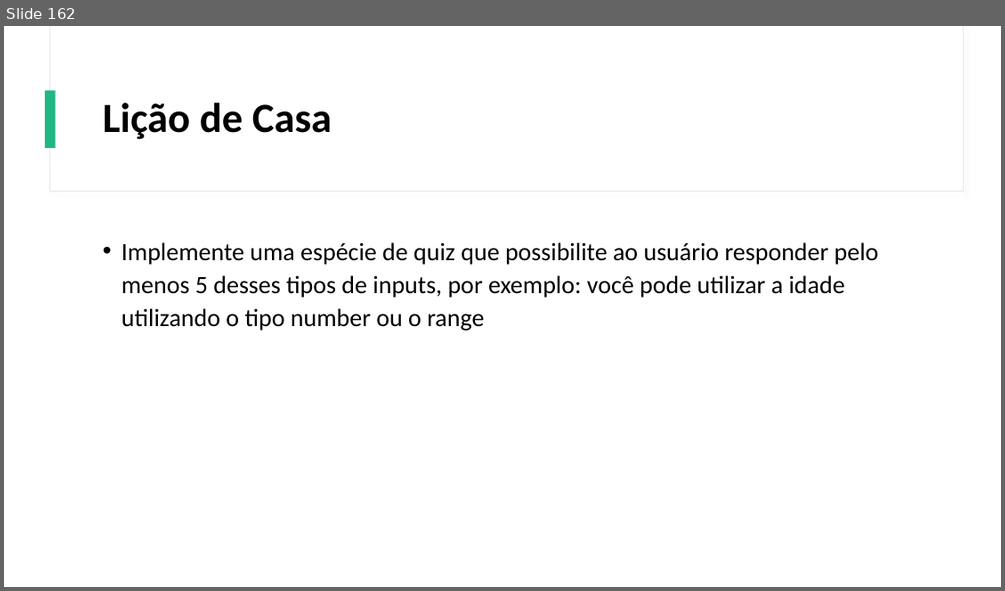
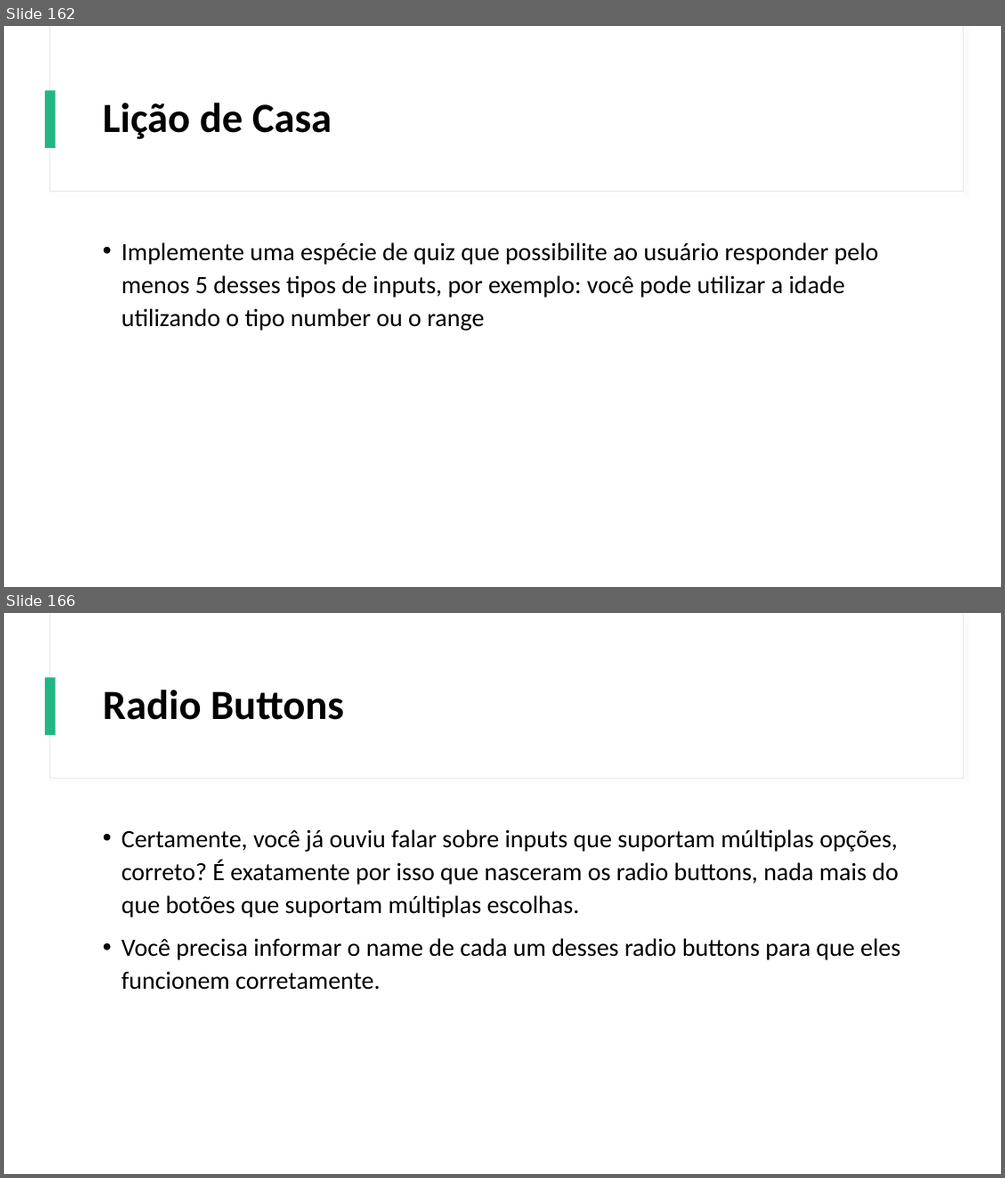
Before and after one commit to Gustavo6401/CursoHTMLCSS, a slide deck: Power Point/Curso de HTML e CSS.pptx. Shown one above the other, each under a label of ours: slide 162 before the commit, slides 162 and 166 after it; the slides between them are not shown. The pictures are 1005x591 and 1005x1178 pixels, drawn with LibreOffice and Linux fonts; fonts in the diff are those of the drawing. Boxes give left, top, right and bottom in pixels: in the first picture for what was removed or moved away, otherwise in the second. Text is boxed around its words. In the diff, an @@ line names an element or a change of style, - is before the commit and + after.

Commit message:
Preparada a Aula sobre div e segmentação.

```diff
--- a/Power Point/Curso de HTML e CSS.pptx
+++ b/Power Point/Curso de HTML e CSS.pptx
@@ slide 166 added at (4, 613, 1001, 1174), background #FFFFFF; not listed: 3 template elements that a slide beside it also shows @@
@@ title added at (103, 690, 344, 720), 40 pt, text #000000, bold @@
+Radio Buttons
@@ text added at (121, 829, 900, 989), 24 pt, text #000000 @@
+• Certamente, você já ouviu falar sobre inputs que suportam múltiplas opções, correto? É exatamente por isso que nasceram os radio buttons, nada mais do que botões que suportam múltiplas escolhas.
+• Você precisa informar o name de cada um desses radio buttons para que eles funcionem corretamente.
```
Also in this commit, not shown: 64 other slides added, 5 other files.
